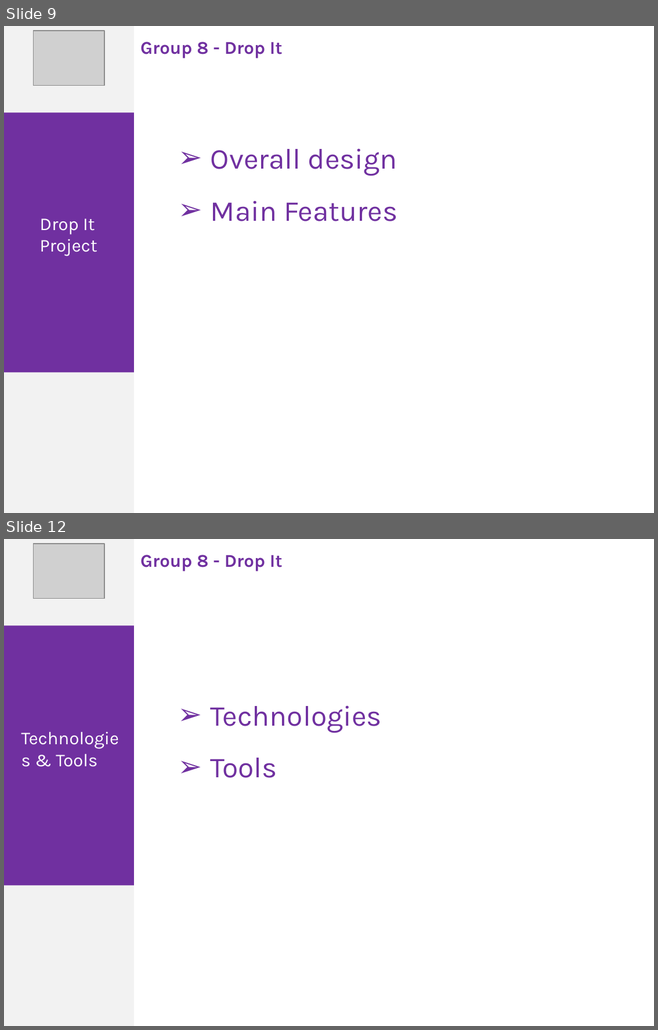
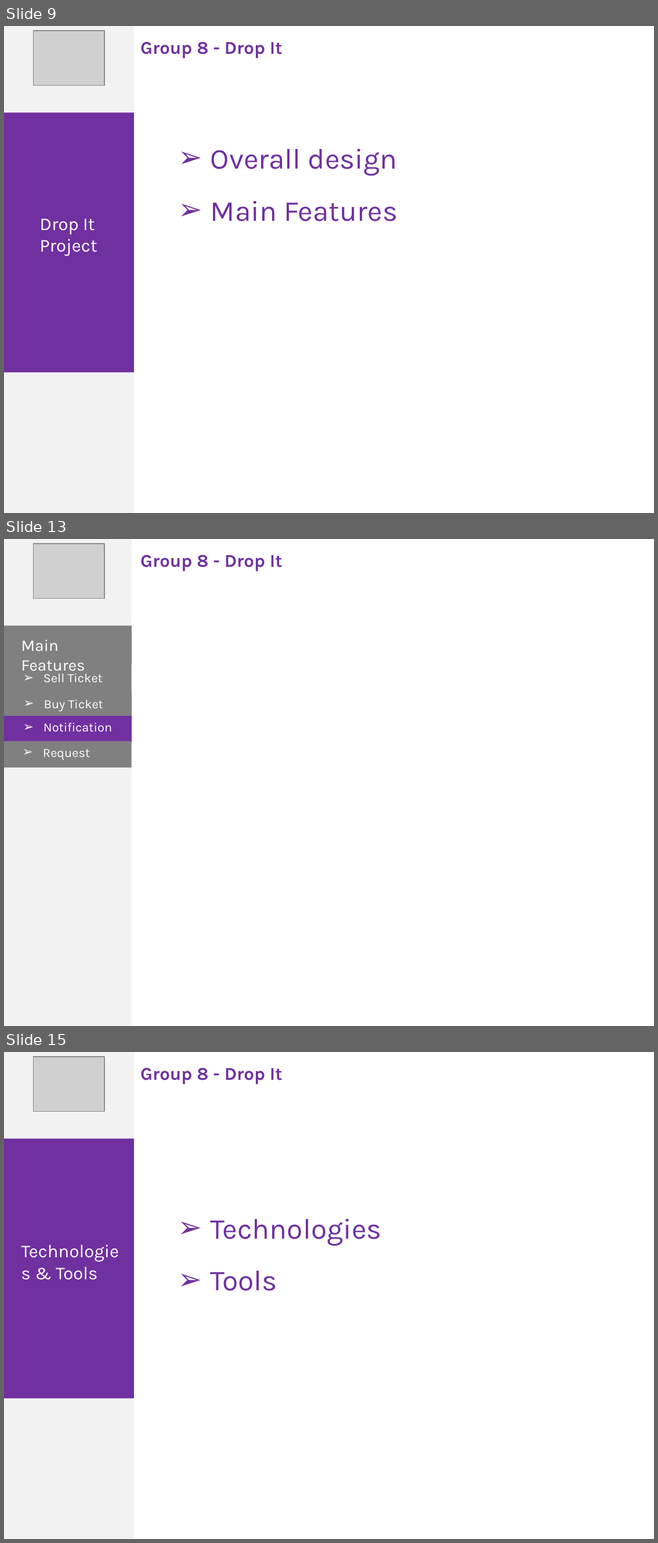
Before and after one commit to phonglk/fptu_capstone, a slide deck: Document/Present.pptx. Shown one above the other, each under a label of ours: slides 9 and 12 before the commit, slides 9, 13 and 15 after it; the slides between them are not shown. The pictures are 658x1030 and 658x1543 pixels, drawn with LibreOffice and Linux fonts; fonts in the diff are those of the drawing; grey boxes stand for pictures. Boxes give left, top, right and bottom in pixels: in the first picture for what was removed or moved away, otherwise in the second. Text is boxed around its words. In the diff, an @@ line names an element or a change of style, - is before the commit and + after.

```diff
--- a/Document/Present.pptx
+++ b/Document/Present.pptx
@@ slide 13 added at box(4, 539, 654, 1026), background #FFFFFF @@
@@ rectangle added at box(4, 539, 132, 1026), fill #F2F2F2 @@
@@ picture added at box(33, 544, 104, 599) @@
@@ text added at box(140, 555, 282, 571), 20 pt, text #7030A0, bold @@
+Group 8 - Drop It
@@ rectangle added at box(4, 625, 132, 664), fill #808080 @@
@@ text added at box(21, 640, 85, 674), 18 pt, text #FFFFFF @@
+Main Features
@@ rectangle added at box(4, 663, 132, 691), fill #808080 @@
@@ text added at box(43, 674, 103, 682), 14 pt, text #FFFFFF @@
+➢ Sell Ticket
@@ rectangle added at box(4, 691, 132, 716), fill #808080 @@
@@ text added at box(44, 700, 103, 711), 14 pt, text #FFFFFF @@
+➢ Buy Ticket
@@ rectangle added at box(4, 714, 132, 743), fill #7030A0 @@
@@ text added at box(43, 723, 112, 732), 14 pt, text #FFFFFF @@
+➢ Notification
@@ rectangle added at box(4, 741, 132, 768), fill #808080 @@
@@ text added at box(43, 749, 90, 760), 14 pt, text #FFFFFF @@
+➢ Request
@@ what was slide 12 is now slide 15 @@
```
Also in this commit, not shown: 4 slides changed, 3 other slides added, 1 slide removed.
